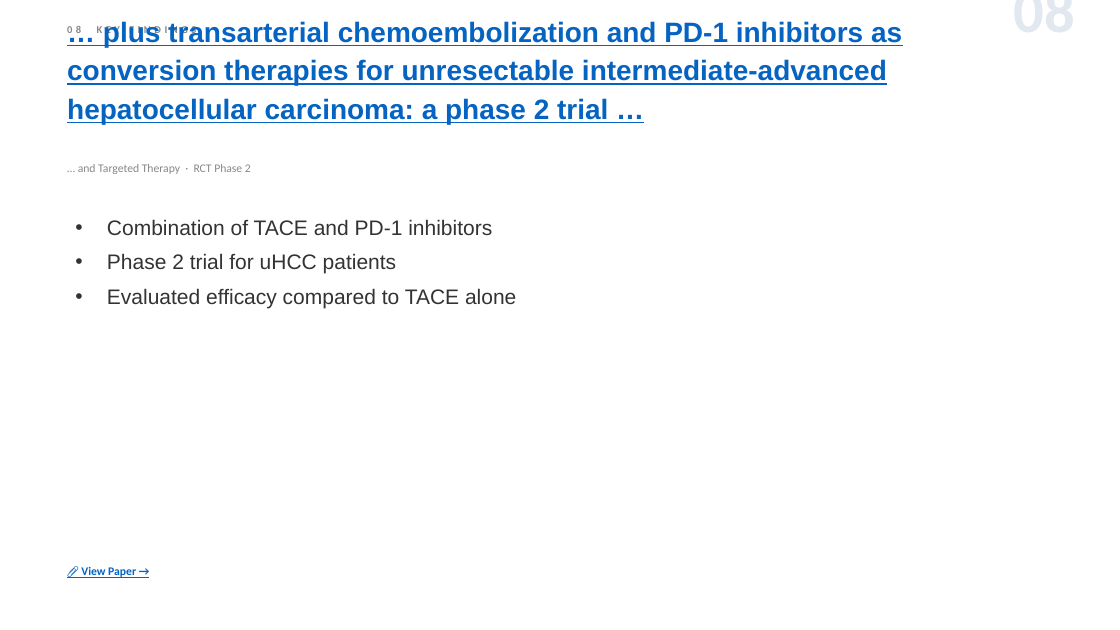
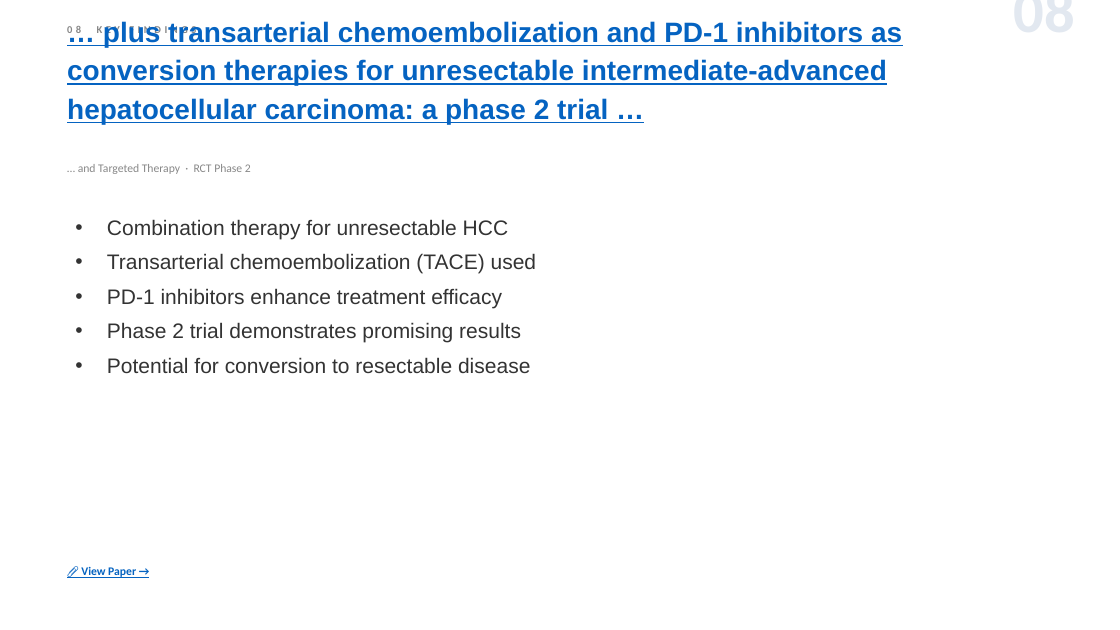
Before and after one commit to jejenhu-maker/hcc-weekly-digest, a slide deck: slide 10 of docs/digest-en.pptx. Drawn at 1120x630 pixels with LibreOffice and Linux fonts; fonts in the diff are those of the drawing. Boxes give left, top, right and bottom in pixels: in the first picture for what was removed or moved away, otherwise in the second. Text is boxed around its words. In the diff, an @@ line names an element or a change of style, - is before the commit and + after.

```diff
--- a/docs/digest-en.pptx
+++ b/docs/digest-en.pptx
@@ text at (x1=107, y1=219, x2=537, y2=373): text changed @@
-• Combination of TACE and PD-1 inhibitors
-• Phase 2 trial for uHCC patients
-• Evaluated efficacy compared to TACE alone
+• Combination therapy for unresectable HCC
+• Transarterial chemoembolization (TACE) used
+• PD-1 inhibitors enhance treatment efficacy
+• Phase 2 trial demonstrates promising results
+• Potential for conversion to resectable disease
```
Also in this commit, not shown: 10 other slides changed, 1 slide added, 4 other files.
